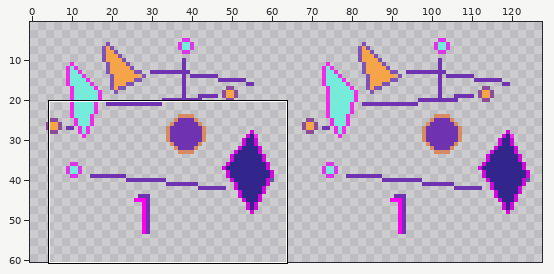
A sprite sheet gets an edit: images/microcode.png. Above: a wide view before the commit, with the close-up outlined.
Close-up. Earlier state:
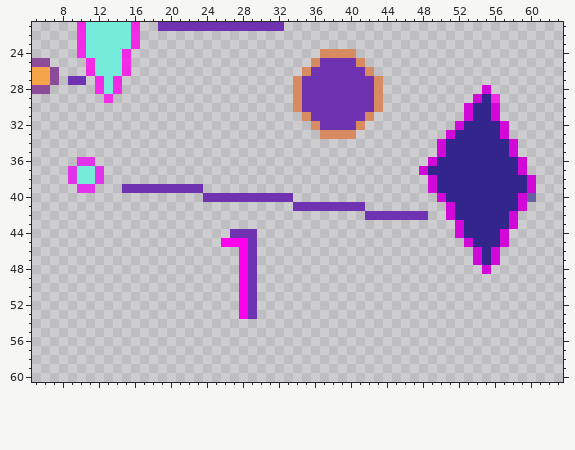
The file is 128x64 pixels. Pixels under 10% opacity are left out. Shown: x 5..63, y 21..60. The old version is drawn lined up with the new one. The wide view leaves out empty margins. The commit also changed other parts of the picture, which this record leaves out.
The same view after the edit:
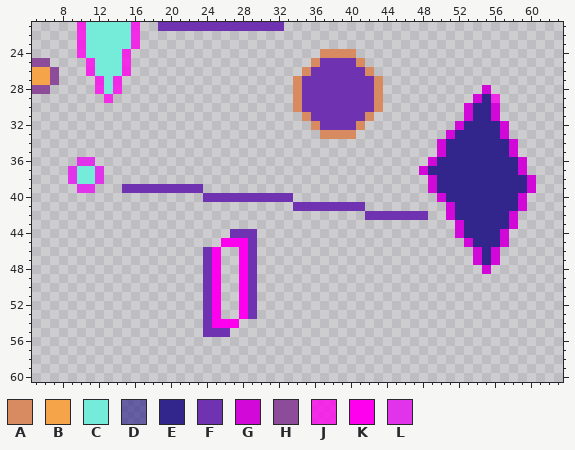
Palette (. is transparent): A #d88b61  B #f5a44a  C #75ecda  D #32258ba7  E #32258b  F #6f33b1  G #d208d8  H #8c4c9a  J #ff00eec8  K #ff00ee  L #e133e9
From old to new:
drawings rearranged on the sheet (the old picture shows each at its new place; 2 dropped ones are not shown)
Colour F now appears in rows 46 to 54 at x 24; in row 55 at x 24 to 26.
Colour K now appears in rows 46 to 53 at x 25; in row 54 at x 25 to 27.
The author cleared colour D in row 40 at x 60.
The author cleared colour F in row 27 at x 9 to 10.
